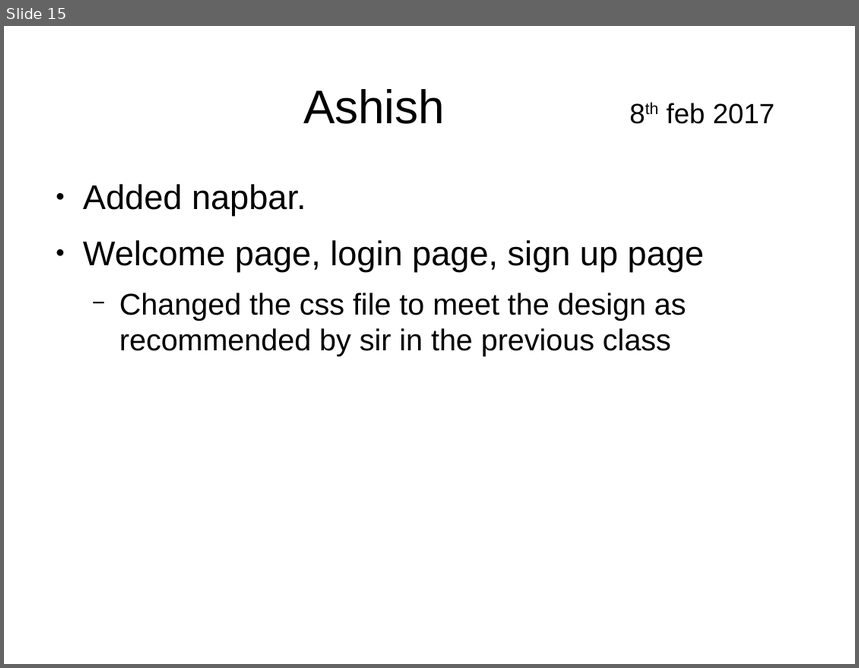
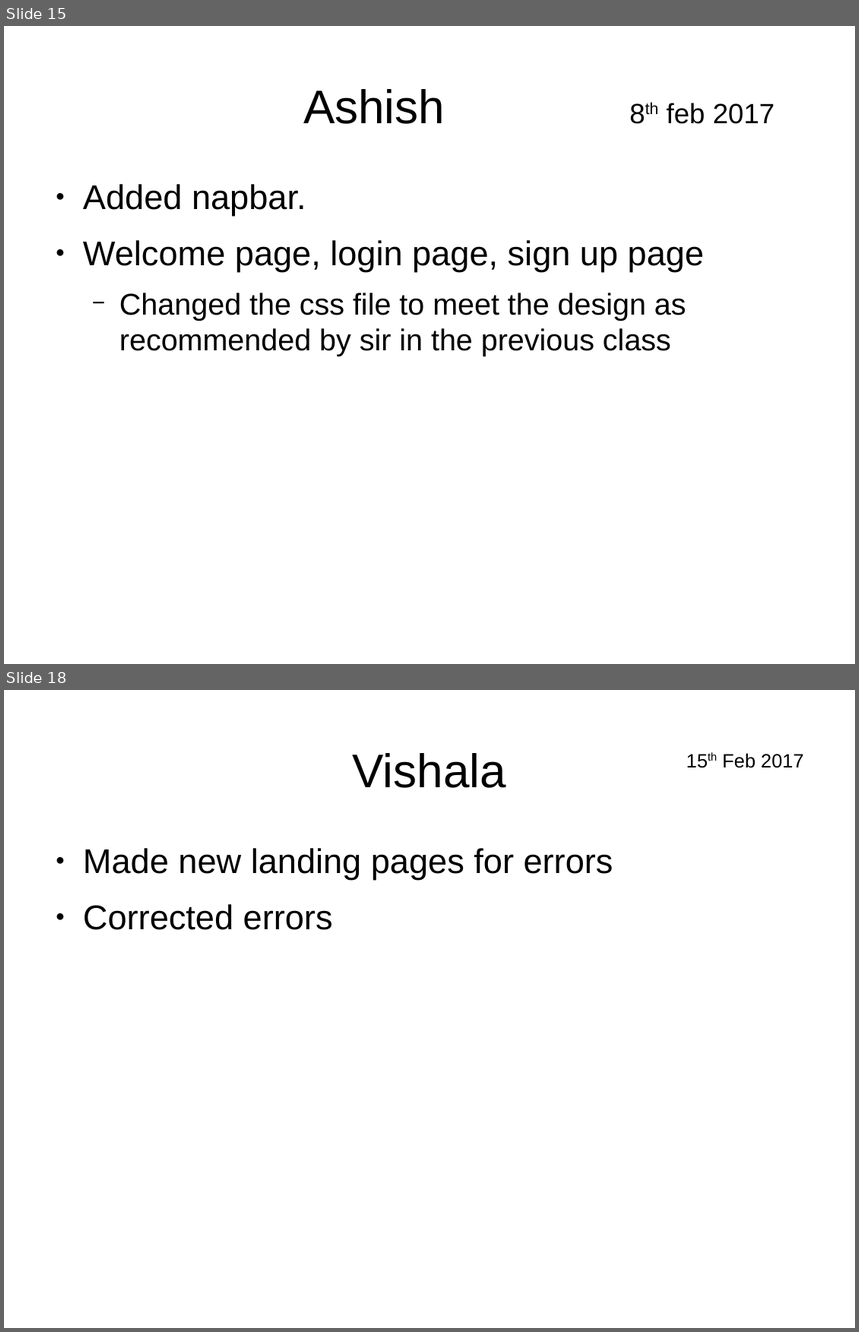
Before and after one commit to pandusonu2/WebTech, a slide deck: Presentation.odp. Shown one above the other, each under a label of ours: slide 15 before the commit, slides 15 and 18 after it; the slides between them are not shown. The pictures are 859x668 and 859x1332 pixels, drawn with LibreOffice and Linux fonts; fonts in the diff are those of the drawing. Boxes give left, top, right and bottom in pixels: in the first picture for what was removed or moved away, otherwise in the second. Text is boxed around its words. In the diff, an @@ line names an element or a change of style, - is before the commit and + after.

```diff
--- a/Presentation.odp
+++ b/Presentation.odp
@@ slide 18 added at [4, 690, 855, 1328], background #FFFFFF @@
@@ title added at [353, 753, 506, 788], 44 pt, text #000000 @@
+Vishala
@@ text added at [722, 753, 804, 768], 18 pt, text #000000 @@
+15th Feb 2017
@@ text added at [83, 848, 614, 930], 32 pt, text #000000 @@
+● Made new landing pages for errors
+● Corrected errors
```
Also in this commit, not shown: 1 slide changed, 4 other slides added, 5 other files.
